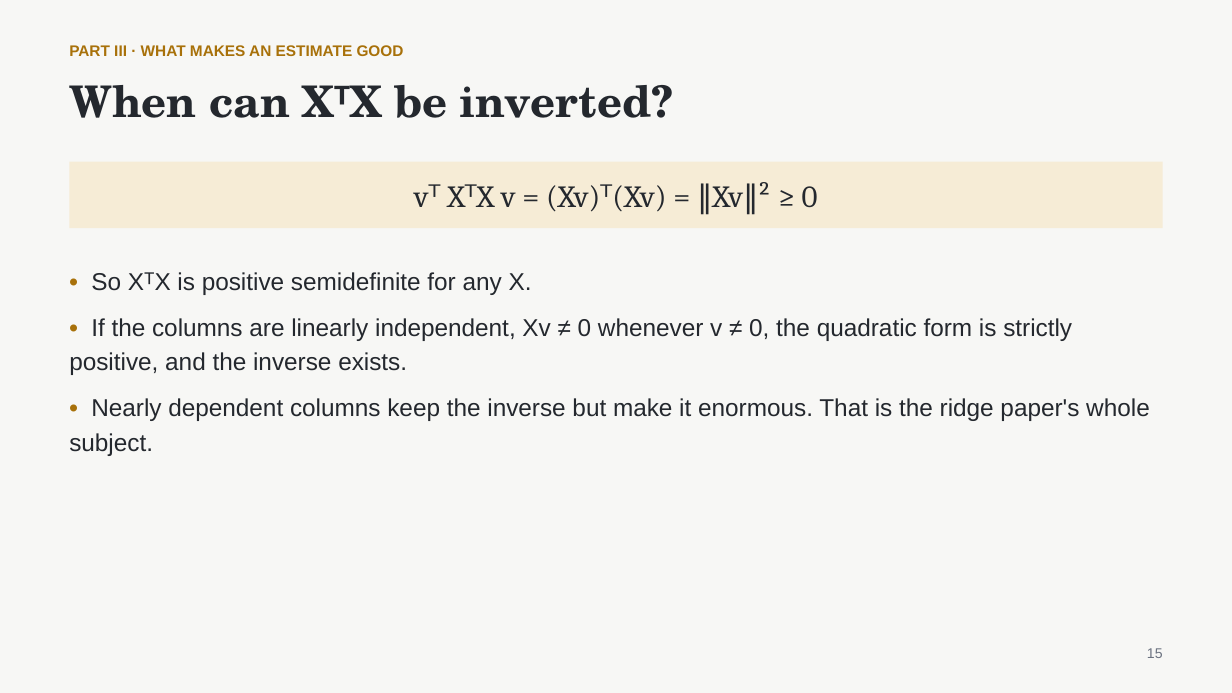
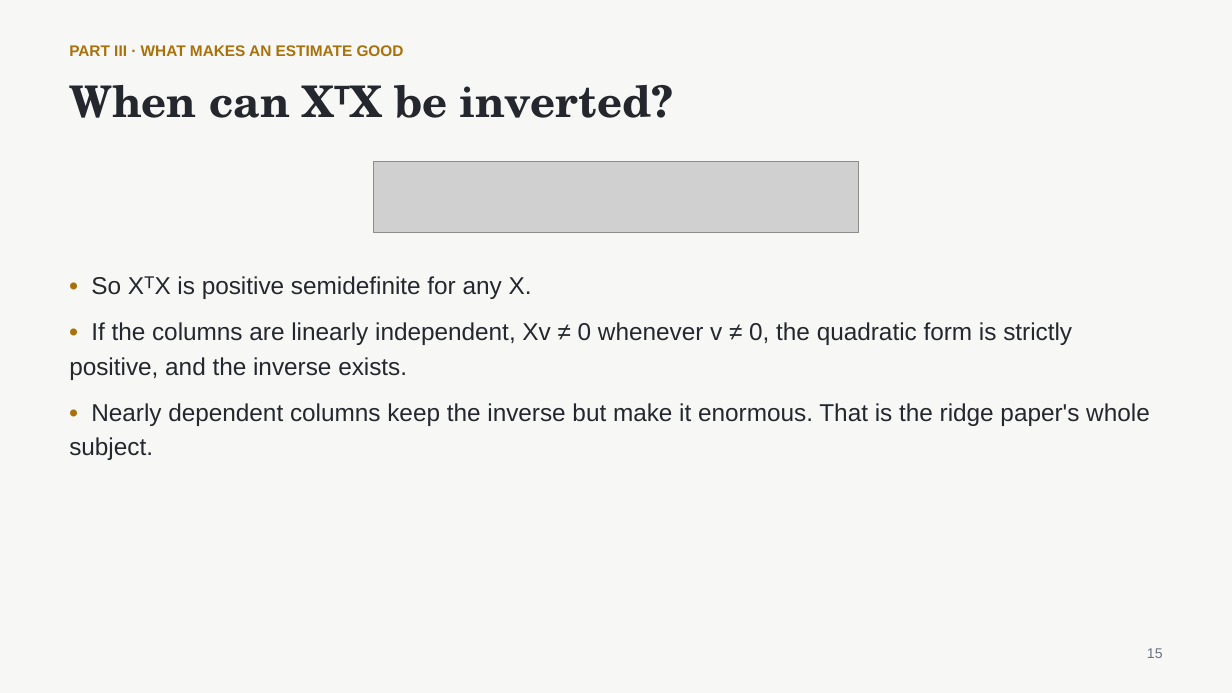
Before and after one commit to nurdauletakhanov/ReadingLab, a slide deck: slide 15 of public/slides/session-0-least-squares-foundations.pptx. Drawn at 1232x693 pixels with LibreOffice and Linux fonts; fonts in the diff are those of the drawing; grey boxes stand for pictures. Boxes give left, top, right and bottom in pixels: in the first picture for what was removed or moved away, otherwise in the second. Text is boxed around its words. In the diff, an @@ line names an element or a change of style, - is before the commit and + after.

```diff
--- a/public/slides/session-0-least-squares-foundations.pptx
+++ b/public/slides/session-0-least-squares-foundations.pptx
@@ rectangle removed at (69, 162, 1163, 228) @@
-vᵀ XᵀX v = (Xv)ᵀ(Xv) = ‖Xv‖² ≥ 0
@@ picture added at (373, 162, 859, 233) @@
@@ text "• So XᵀX is positive ...": place and size @@
-text "• So XᵀX is positive ..." at (69, 272, 1150, 456)
+text "• So XᵀX is positive ..." at (69, 276, 1150, 460)
```
Also in this commit, not shown: 16 other slides changed, 20 other files.
